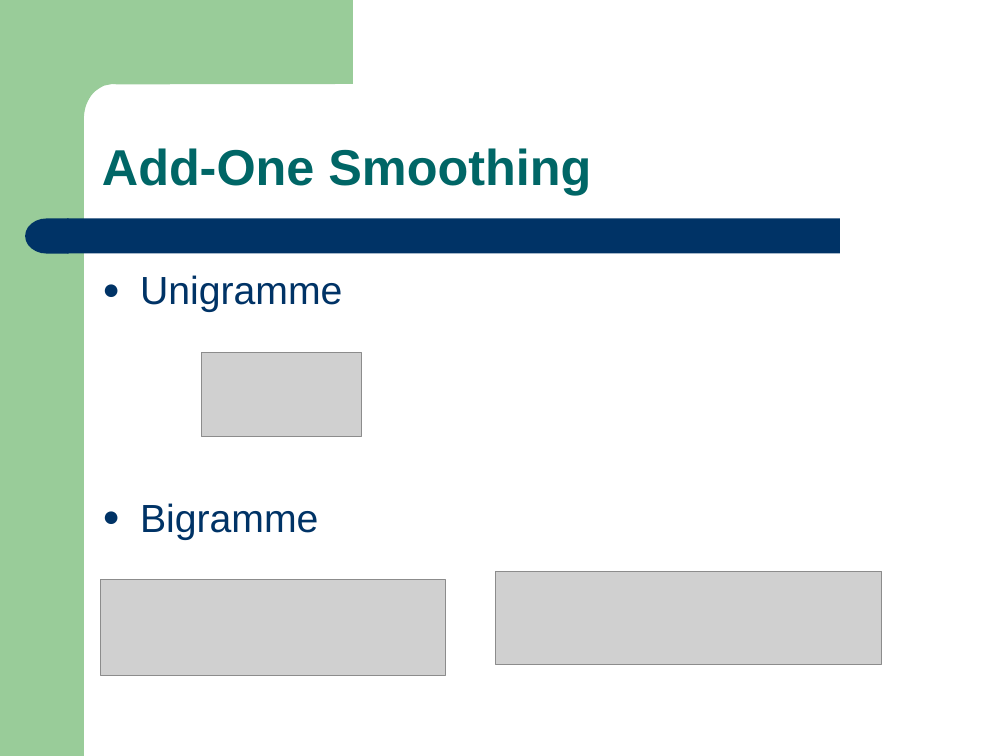
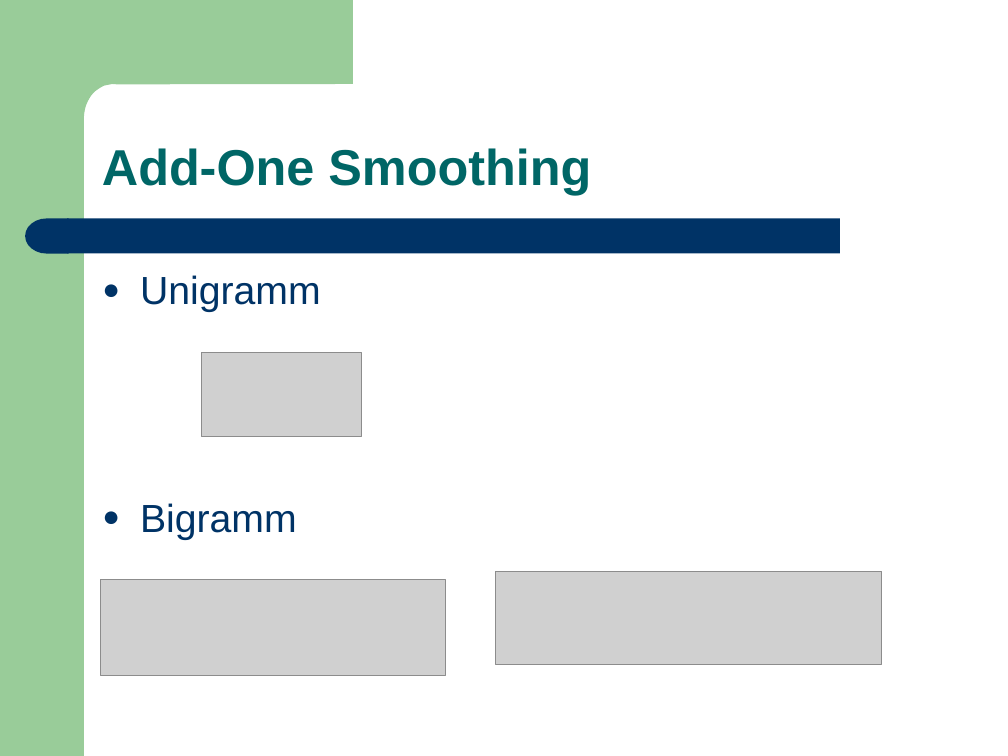
Before and after one commit to leonard117/arbeittet, a slide deck: slide 12 of ARS/doc/Training_Sprachmodell.ppt. Drawn at 1008x756 pixels with LibreOffice and Linux fonts; fonts in the diff are those of the drawing; grey boxes stand for pictures. Boxes give left, top, right and bottom in pixels: in the first picture for what was removed or moved away, otherwise in the second. Text is boxed around its words. In the diff, an @@ line names an element or a change of style, - is before the commit and + after.

```diff
--- a/ARS/doc/Training_Sprachmodell.ppt
+++ b/ARS/doc/Training_Sprachmodell.ppt
@@ text at (140,275,321,540): text changed @@
-● Unigramme
-● Bigramme
+● Unigramm
+● Bigramm
```
Also in this commit, not shown: 3 other slides changed, 2 other files.
